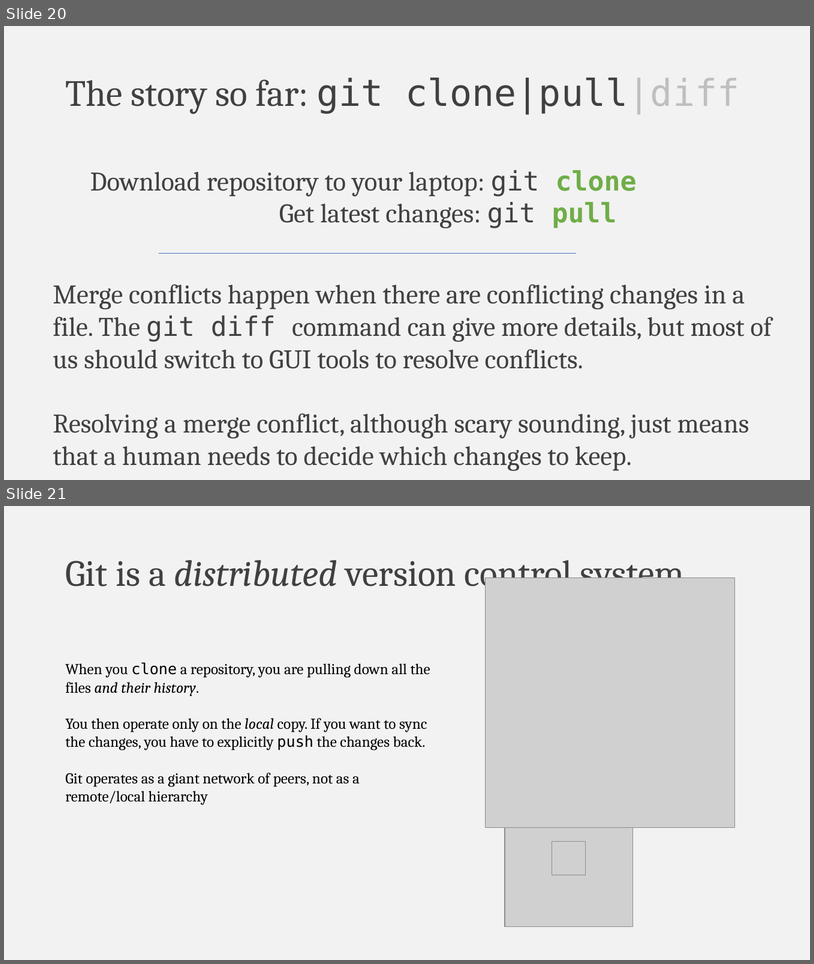
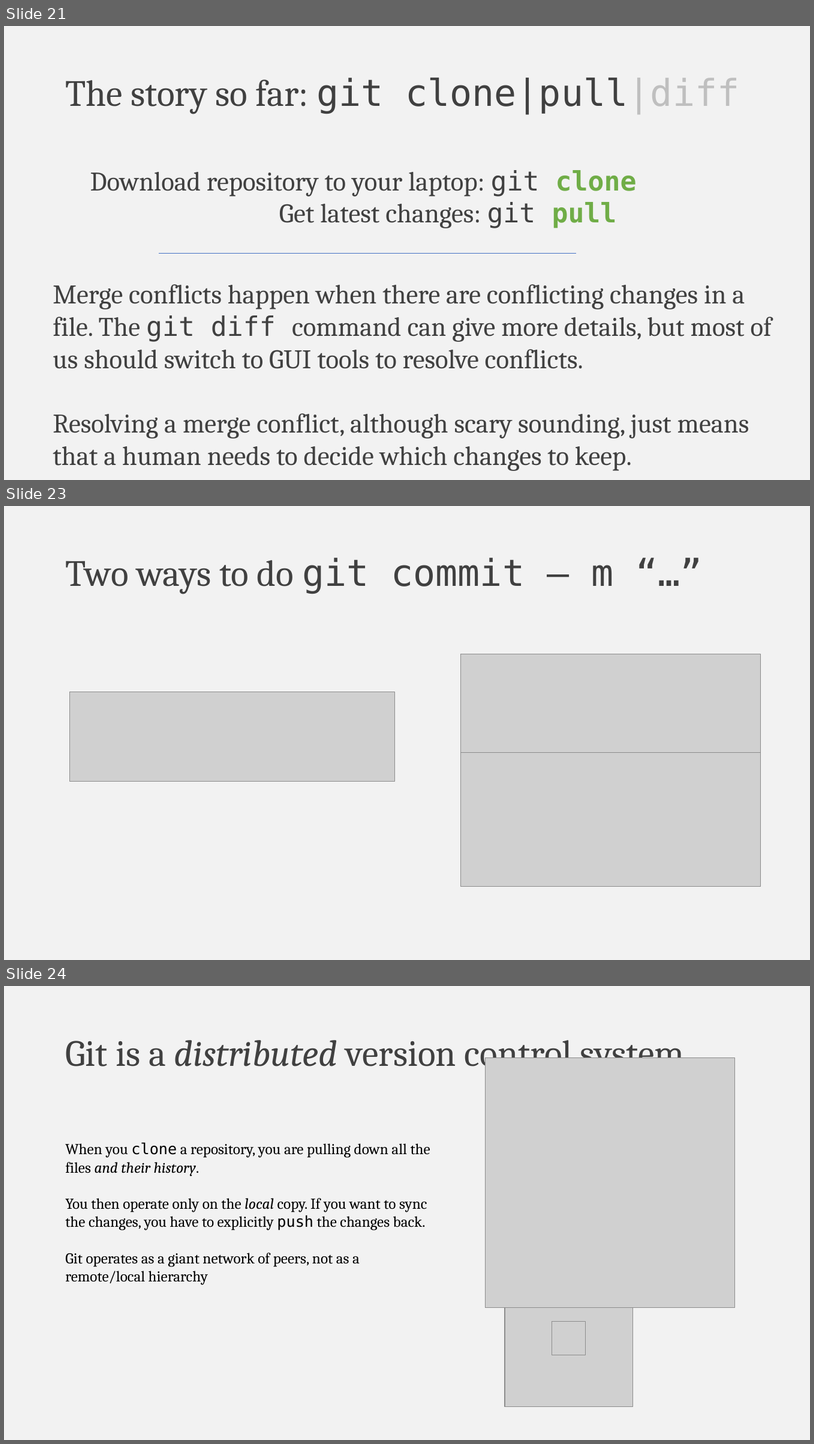
Before and after one commit to falconair/ProgrammingForAnalytics, a slide deck: lectures/050_git_version_control/Why do you need version control.pptx. Shown one above the other, each under a label of ours: slides 20 and 21 before the commit, slides 21, 23 and 24 after it; the slides between them are not shown. The pictures are 814x964 and 814x1444 pixels, drawn with LibreOffice and Linux fonts; fonts in the diff are those of the drawing; grey boxes stand for pictures. Boxes give left, top, right and bottom in pixels: in the first picture for what was removed or moved away, otherwise in the second. Text is boxed around its words. In the diff, an @@ line names an element or a change of style, - is before the commit and + after.

```diff
--- a/lectures/050_git_version_control/Why do you need version control.pptx
+++ b/lectures/050_git_version_control/Why do you need version control.pptx
@@ slide 23 added at <box>4,506,810,960</box>, background #F2F2F2 @@
@@ title added at <box>65,558,614,594</box>, 44 pt, text #404040 @@
+Two ways to do git commit – m “…”
@@ picture added at <box>461,654,761,771</box> @@
@@ picture added at <box>70,692,395,781</box> @@
@@ picture added at <box>461,752,761,886</box> @@
@@ what was slide 20 is now slide 21 @@
@@ what was slide 21 is now slide 24 @@
```
Also in this commit, not shown: 10 slides changed, 4 other slides added, 1 other file.
